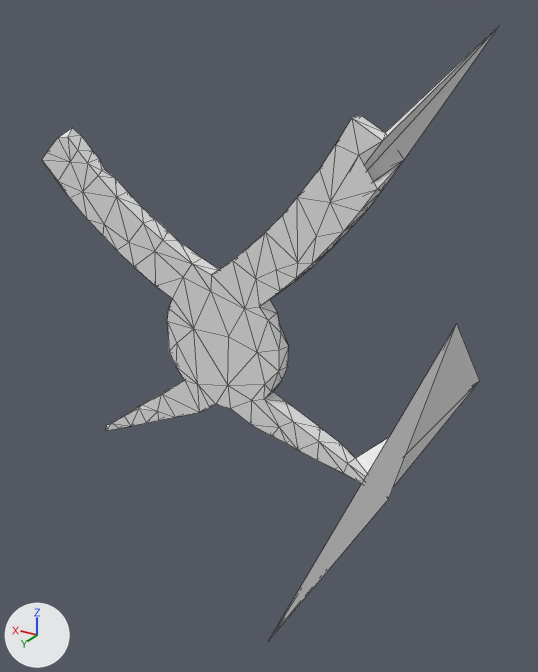
One commit to the OBJ model mesh_cnn/datasets/random_walks/T110.obj: the scene before it, then after it.
One viewpoint serves both versions: a 50 mm camera at (-1.41, 2.0, 0.92) aimed at (-0.17, -0.06, -0.11). Lighting does not change. The marker at lower left points along +X, +Y and +Z. Mesh edges are drawn as thin lines. Where no turn or scale is listed for an object, it has been applied to the vertices.

In view in the first picture: 'T110'.
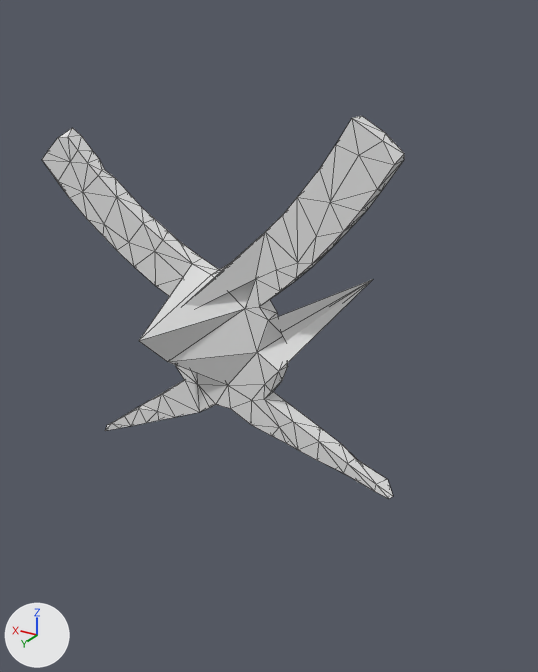
Location of each change, [x1, y1, x2, y2] in pixels of the pictures (538 x 672 px; the box of a moved part takes in the faces that stretch with it):
'T110', reshaped (21% narrower, 37% shorter): before [42, 27, 498, 640]; after [42, 116, 404, 499]
part 1 of me_t110, moved or reshaped: before [183, 27, 498, 385]; after [139, 133, 404, 385]
part 2 of me_t110, moved or reshaped: before [269, 324, 480, 640]; after [356, 459, 393, 498]

The change, as a diff of the scene's bpy script:
```diff
--- a/mesh_cnn/datasets/random_walks/T110.obj.py
+++ b/mesh_cnn/datasets/random_walks/T110.obj.py
@@ me_t110 @@
 me_t110.from_pydata(...)  # 252 vertices, 500 faces; spans x -0.86..0.76, y -0.28..0.3, z -1.1..0.9
 # used by ob_t110; location = (0.0, 0.0, 0.0)
-me_t110.vertices[126].co = (0.01, 0.03, 0.05)  # pixel (210, 291)
-me_t110.vertices[138].co = (-0.07, 0.03, -0.1)  # pixel (228, 336)
-me_t110.vertices[140].co = (-0.09, 0.03, 0.18)  # pixel (232, 260)
-me_t110.vertices[141].co = (-0.14, 0.03, 0.22)  # pixel (245, 249)
-me_t110.vertices[177].co = (-0.27, 0.03, -0.1)  # pixel (278, 349)
-me_t110.vertices[243].co = (-0.42, 0.01, 0.37)
-me_t110.vertices[248].co = (-0.85, -0.07, 0.9)  # pixel (499, 25)
-me_t110.vertices[244].co = (-0.86, -0.28, -0.2)  # pixel (479, 380)
-me_t110.vertices[250].co = (-0.38, 0.3, -1.1)  # pixel (268, 641)
-me_t110.vertices[251].co = (-0.82, -0.08, 0.07)  # pixel (456, 323)
+# me_t110 part 1
+me_t110.vertices[126].co = (0.2, 0.2, -0.11)  # pixel (138, 340)
+me_t110.vertices[138].co = (0.14, 0.12, -0.21)  # pixel (167, 361)
+me_t110.vertices[140].co = (-0.31, -0.18, 0.25)
+me_t110.vertices[141].co = (0.16, 0.12, -0.08)
+me_t110.vertices[177].co = (-0.48, -0.23, 0.11)  # pixel (373, 279)
+me_t110.vertices[243].co = (-0.63, 0.03, 0.54)  # pixel (394, 164)
+me_t110.vertices[248].co = (-0.65, 0.01, 0.57)  # pixel (404, 153)
+# me_t110 part 2
+me_t110.vertices[244].co = (-0.66, -0.03, -0.52)  # pixel (387, 479)
+me_t110.vertices[250].co = (-0.67, -0.03, -0.54)  # pixel (390, 486)
+me_t110.vertices[251].co = (-0.7, 0.02, -0.54)  # pixel (393, 496)
```
